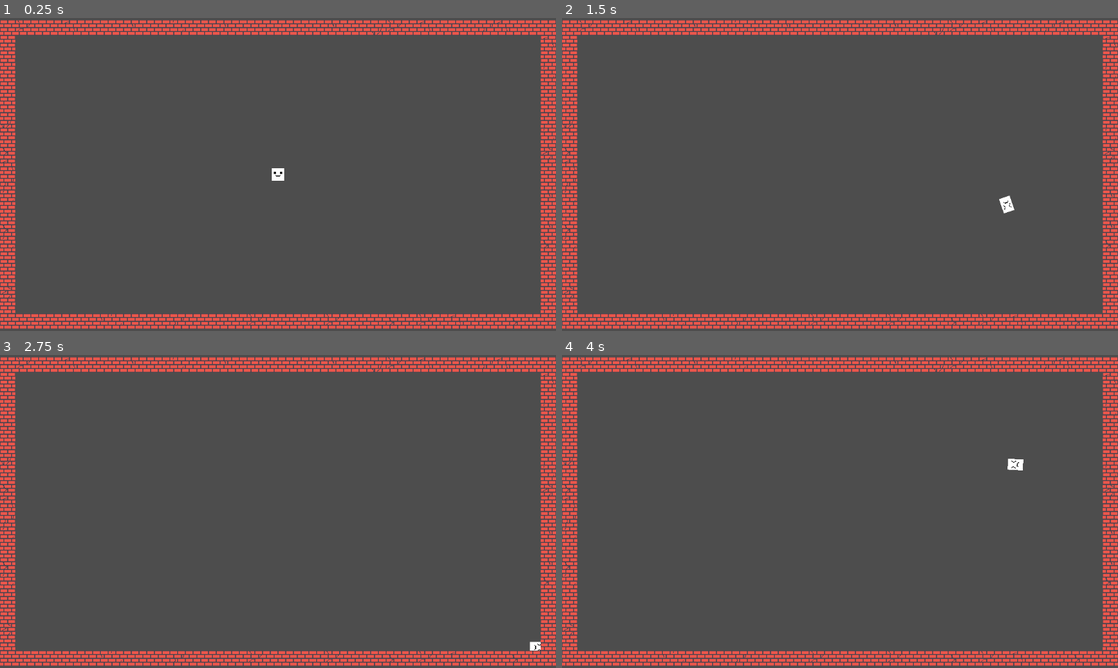
Above: before the commit, frames 1-4 (two rows, left to right).
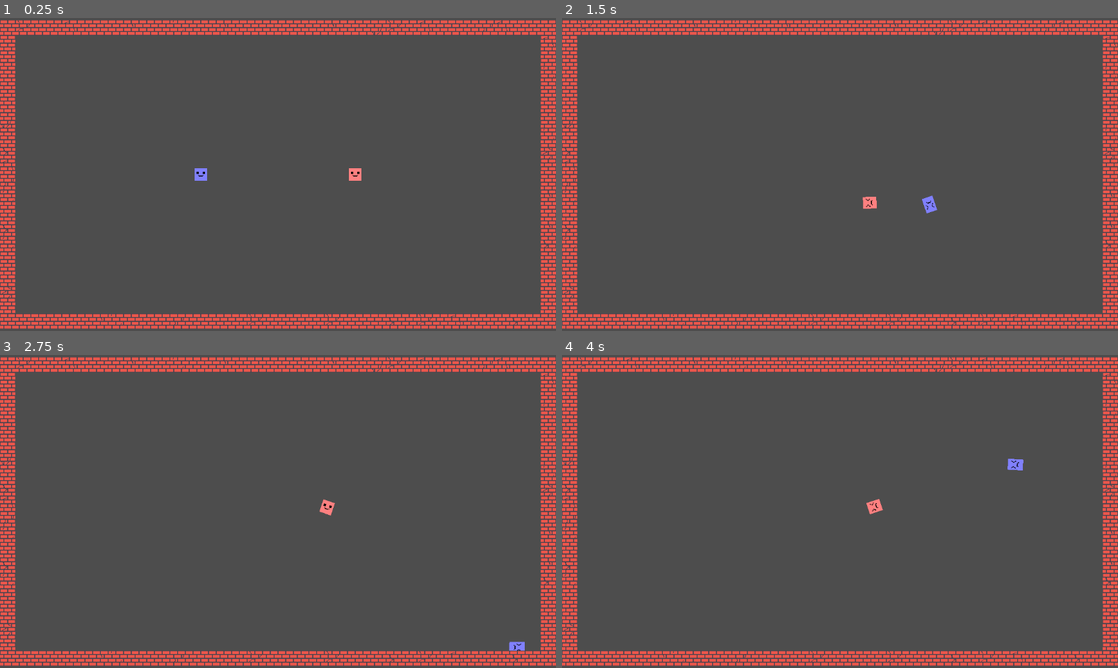
Above: after the commit, the same moments.

Repository: ThatOtherAndrew/DaydreamWales
Game: Godot game, scene res://BrickLevel.tscn
The game is run twice, just before and just after one commit, with the same random seed, the same clock (stepped at 60 frames per second) and the same inputs.
Inputs:
- Up to frame 1 (0.25 s): no input
- Up to frame 2 (1.5 s): tap Enter at 0.5 s; hold D (move_right) 0.53-1.28 s; tap Down (p2_move_down, bound only after the commit) at 0.6 s; tap Left (p2_move_left, bound only after the commit) at 0.8, 1.35 s; hold S (move_down) from 1.28 s (still down)
- Up to frame 3 (2.75 s): tap Right (p2_move_right, bound only after the commit) at 1.55, 2.1 s; release S (move_down) at 2.03 s; hold D (move_right) from 2.03 s (still down); tap Up (p2_move_up, bound only after the commit) at 2.3 s
- Up to frame 4 (4 s): release D (move_right) at 2.78 s; hold W (move_up) 2.78-3.53 s; tap Up (p2_move_up, bound only after the commit) at 2.85 s; tap Down (p2_move_down, bound only after the commit) at 3.05, 3.6 s; hold A (move_left) from 3.53 s (still down); tap Left (p2_move_left, bound only after the commit) at 3.8 s

The runs differ from the first frame. In frame 1, 0.3% of the frame differs, in the area x 35-65%, y 48-52%; in frame 2, 0.3%, in the area x 54-82%, y 56-63%; in frame 3, 0.2%; in frame 4, 0.2%.

Commit message:
two players

Diff:
--- a/BrickLevel.tscn
+++ b/BrickLevel.tscn
@@ -1,7 +1,8 @@
-[gd_scene load_steps=3 format=4 uid="uid://b1ocdrh0q4pff"]
+[gd_scene load_steps=4 format=4 uid="uid://b1ocdrh0q4pff"]
 
 [ext_resource type="TileSet" uid="uid://caq3sykwes14g" path="res://BrickWallTileSet.tres" id="1"]
 [ext_resource type="PackedScene" uid="uid://b4j8y0x1k2m3n" path="res://Player.tscn" id="3"]
+[ext_resource type="Script" uid="uid://cibyo4pseh1eb" path="res://scripts/Player2.gd" id="4"]
 
 [node name="BrickLevel" type="Node2D"]
 
@@ -10,11 +11,19 @@
 zoom = Vector2(2, 2)
 
 [node name="Player" parent="." instance=ExtResource("3")]
-position = Vector2(480, 320)
+modulate = Color(0.5, 0.5, 1, 1)
+position = Vector2(400, 320)
+
+[node name="Player2" parent="." instance=ExtResource("3")]
+modulate = Color(1, 0.5, 0.5, 1)
+position = Vector2(560, 320)
+script = ExtResource("4")
+move_up_action = "p2_move_up"
+move_down_action = "p2_move_down"
+move_left_action = "p2_move_left"
+move_right_action = "p2_move_right"
 
 [node name="BrickTileMapLayer" type="TileMapLayer" parent="."]
 scale = Vector2(0.5, 0.5)
 tile_map_data = PackedByteArray("AAAMAAoAAAAAAAAAAAAMAAsAAAAAAAAAAAAMAAwAAAAAAAAAAAAMAA0AAAAAAAAAAAAMAA4AAAAAAAAAAAAMAA …(1648 unchanged characters)…
 tile_set = ExtResource("1")
-collision_enabled = true
-collision_visibility_mode = 0
--- a/BrickWallTileSet.tres
+++ b/BrickWallTileSet.tres
@@ -6,40 +6,22 @@
 texture = ExtResource("1")
 texture_region_size = Vector2i(32, 32)
 0:0/0 = 0
-0:0/0/physics_layer_0/linear_velocity = Vector2(0, 0)
-0:0/0/physics_layer_0/angular_velocity = 0.0
 0:0/0/physics_layer_0/polygon_0/points = PackedVector2Array(-16, -16, 16, -16, 16, 16, -16, 16)
 1:0/0 = 0
-1:0/0/physics_layer_0/linear_velocity = Vector2(0, 0)
-1:0/0/physics_layer_0/angular_velocity = 0.0
 1:0/0/physics_layer_0/polygon_0/points = PackedVector2Array(-16, -16, 16, -16, 16, 16, -16, 16)
 2:0/0 = 0
-2:0/0/physics_layer_0/linear_velocity = Vector2(0, 0)
-2:0/0/physics_layer_0/angular_velocity = 0.0
 2:0/0/physics_layer_0/polygon_0/points = PackedVector2Array(-16, -16, 16, -16, 16, 16, -16, 16)
 0:1/0 = 0
-0:1/0/physics_layer_0/linear_velocity = Vector2(0, 0)
-0:1/0/physics_layer_0/angular_velocity = 0.0
 0:1/0/physics_layer_0/polygon_0/points = PackedVector2Array(-16, -16, 16, -16, 16, 16, -16, 16)
 1:1/0 = 0
-1:1/0/physics_layer_0/linear_velocity = Vector2(0, 0)
-1:1/0/physics_layer_0/angular_velocity = 0.0
 1:1/0/physics_layer_0/polygon_0/points = PackedVector2Array(-16, -16, 16, -16, 16, 16, -16, 16)
 2:1/0 = 0
-2:1/0/physics_layer_0/linear_velocity = Vector2(0, 0)
-2:1/0/physics_layer_0/angular_velocity = 0.0
 2:1/0/physics_layer_0/polygon_0/points = PackedVector2Array(-16, -16, 16, -16, 16, 16, -16, 16)
 0:2/0 = 0
-0:2/0/physics_layer_0/linear_velocity = Vector2(0, 0)
-0:2/0/physics_layer_0/angular_velocity = 0.0
 0:2/0/physics_layer_0/polygon_0/points = PackedVector2Array(-16, -16, 16, -16, 16, 16, -16, 16)
 1:2/0 = 0
-1:2/0/physics_layer_0/linear_velocity = Vector2(0, 0)
-1:2/0/physics_layer_0/angular_velocity = 0.0
 1:2/0/physics_layer_0/polygon_0/points = PackedVector2Array(-16, -16, 16, -16, 16, 16, -16, 16)
 2:2/0 = 0
-2:2/0/physics_layer_0/linear_velocity = Vector2(0, 0)
-2:2/0/physics_layer_0/angular_velocity = 0.0
 2:2/0/physics_layer_0/polygon_0/points = PackedVector2Array(-16, -16, 16, -16, 16, 16, -16, 16)
 
 [resource]
--- /dev/null
+++ b/scripts/Player2.gd
@@ -0,0 +1,167 @@
+extends CharacterBody2D
+
+@export_group("Core Movement")
+@export var max_speed: float = 20000.0
+@export var acceleration: float = 2000.0
+@export var friction: float = 200.0
+
+@export_group("Movement Feel")
+@export var turn_boost: float = 1.5
+@export var reverse_boost: float = 0.5
+@export var momentum_retention: float = 0.2
+@export var speed_ramp_curve: float = 0.0
+@export var stop_threshold: float = 5.0
+
+@export_group("Advanced Tuning")
+@export var input_responsiveness: float = 0.85
+@export var velocity_smoothing: float = 0.25
+@export var diagonal_compensation: float = 1.0
+@export var max_overspeed: float = 1.2
+@export var overspeed_decay: float = 0.95
+
+@export_group("Input Actions")
+@export var move_up_action: String = "p2_move_up"
+@export var move_down_action: String = "p2_move_down"
+@export var move_left_action: String = "p2_move_left"
+@export var move_right_action: String = "p2_move_right"
+
+@export_group("Sprites")
+@export var happy_texture: Texture2D = preload("res://assets/guy/happy.png")
+@export var angry_texture: Texture2D = preload("res://assets/guy/angry.png")
+@export var sprite_scale: float = 0.2
+@export var happy_face_speed_threshold: float = 80.0
+@export var rotation_smoothing: float = 0.5
+@export var squash_stretch_intensity: float = 20.0
+@export var squash_stretch_smoothing: float = 1.0
+@export var acceleration_spike_multiplier: float = 15.0
+@export var acceleration_spike_duration: float = 0.2
+
+var current_velocity: Vector2 = Vector2.ZERO
+var momentum: Vector2 = Vector2.ZERO
+var sprite: Sprite2D
+var collision_shape: CollisionShape2D
+var previous_velocity: Vector2 = Vector2.ZERO
+var acceleration_spike_timer: float = 0.0
+
+func _ready():
+	_register_input_actions()
+	sprite = $Visual/Sprite2D
+	collision_shape = $CollisionShape2D
+	collision_shape.scale = Vector2(sprite_scale, sprite_scale)
+
+func _register_input_actions():
+	if not InputMap.has_action(move_up_action):
+		InputMap.add_action(move_up_action)
+		var up_event = InputEventKey.new()
+		up_event.keycode = KEY_UP
+		InputMap.action_add_event(move_up_action, up_event)
+
+	if not InputMap.has_action(move_down_action):
+		InputMap.add_action(move_down_action)
+		var down_event = InputEventKey.new()
+		down_event.keycode = KEY_DOWN
+		InputMap.action_add_event(move_down_action, down_event)
+
+	if not InputMap.has_action(move_left_action):
+		InputMap.add_action(move_left_action)
+		var left_event = InputEventKey.new()
+		left_event.keycode = KEY_LEFT
+		InputMap.action_add_event(move_left_action, left_event)
+
+	if not InputMap.has_action(move_right_action):
+		InputMap.add_action(move_right_action)
+		var right_event = InputEventKey.new()
+		right_event.keycode = KEY_RIGHT
+		InputMap.action_add_event(move_right_action, right_event)
+
+func _physics_process(delta):
+	var input_dir = Vector2.ZERO
+
+	if Input.is_action_pressed(move_up_action):
+		input_dir.y -= 1
+	if Input.is_action_pressed(move_down_action):
+		input_dir.y += 1
+	if Input.is_action_pressed(move_left_action):
+		input_dir.x -= 1
+	if Input.is_action_pressed(move_right_action):
+		input_dir.x += 1
+
+	if input_dir.length() > 0:
+		input_dir = input_dir.normalized()
+		if input_dir.x != 0 and input_dir.y != 0:
+			input_dir *= diagonal_compensation
+
+	if input_dir != Vector2.ZERO:
+		var target_velocity = input_dir * max_speed
+
+		var accel = acceleration
+
+		if current_velocity.length() > 0:
+			var dot = current_velocity.normalized().dot(input_dir)
+			if dot < -0.5:
+				accel *= reverse_boost
+			elif dot < 0.7:
+				accel *= turn_boost
+
+		if speed_ramp_curve > 0:
+			var speed_factor = pow(current_velocity.length() / max_speed, speed_ramp_curve)
+			accel *= (1.0 + speed_factor * 0.5)
+
+		current_velocity = current_velocity.lerp(target_velocity, min(1.0, accel * delta / max_speed))
+
+		momentum = momentum.lerp(current_velocity * momentum_retention, velocity_smoothing)
+
+		current_velocity = (current_velocity * input_responsiveness + momentum * (1.0 - input_responsiveness))
+	else:
+		current_velocity = current_velocity.move_toward(Vector2.ZERO, friction * delta)
+		momentum = momentum * 0.9
+
+		if current_velocity.length() < stop_threshold:
+			current_velocity = Vector2.ZERO
+			momentum = Vector2.ZERO
+
+	if current_velocity.length() > max_speed:
+		if current_velocity.length() > max_speed * max_overspeed:
+			current_velocity = current_velocity.normalized() * max_speed * max_overspeed
+		else:
+			current_velocity *= overspeed_decay
+
+	velocity = current_velocity
+	move_and_slide()
+
+	var is_decelerating = current_velocity.length() < previous_velocity.length()
+	var is_slow = current_velocity.length() < happy_face_speed_threshold
+
+	var was_stopped = previous_velocity.length() <= stop_threshold
+	var is_moving = current_velocity.length() > stop_threshold
+
+	var direction_change = 0.0
+	if previous_velocity.length() > stop_threshold and current_velocity.length() > stop_threshold:
+		direction_change = 1.0 - previous_velocity.normalized().dot(current_velocity.normalized())
+
+	if (was_stopped and is_moving) or (direction_change > 0.5):
+		acceleration_spike_timer = acceleration_spike_duration
+
+	if is_decelerating and is_slow:
+		sprite.texture = happy_texture
+	elif current_velocity.length() > stop_threshold:
+		sprite.texture = angry_texture
+
+	if current_velocity.length() > stop_threshold:
+		var target_rotation = current_velocity.angle() + PI / 2
+		sprite.rotation = lerp_angle(sprite.rotation, target_rotation, rotation_smoothing)
+
+	var speed_ratio = clamp(current_velocity.length() / max_speed, 0.0, 1.0)
+	var intensity_multiplier = 1.0
+
+	if acceleration_spike_timer > 0:
+		var spike_progress = acceleration_spike_timer / acceleration_spike_duration
+		intensity_multiplier = 1.0 + (acceleration_spike_multiplier - 1.0) * spike_progress * spike_progress
+		acceleration_spike_timer -= delta
+
+	var stretch = 1.0 + (speed_ratio * squash_stretch_intensity * intensity_multiplier)
+	var squash = 1.0 - (speed_ratio * squash_stretch_intensity * 0.5 * intensity_multiplier)
+	var target_scale = Vector2(squash * sprite_scale, stretch * sprite_scale)
+	sprite.scale = sprite.scale.lerp(target_scale, squash_stretch_smoothing)
+
+	previous_velocity = current_velocity
Not shown, added: assets/bomb.png.import
Not shown, added: scripts/Player2.gd.uid
